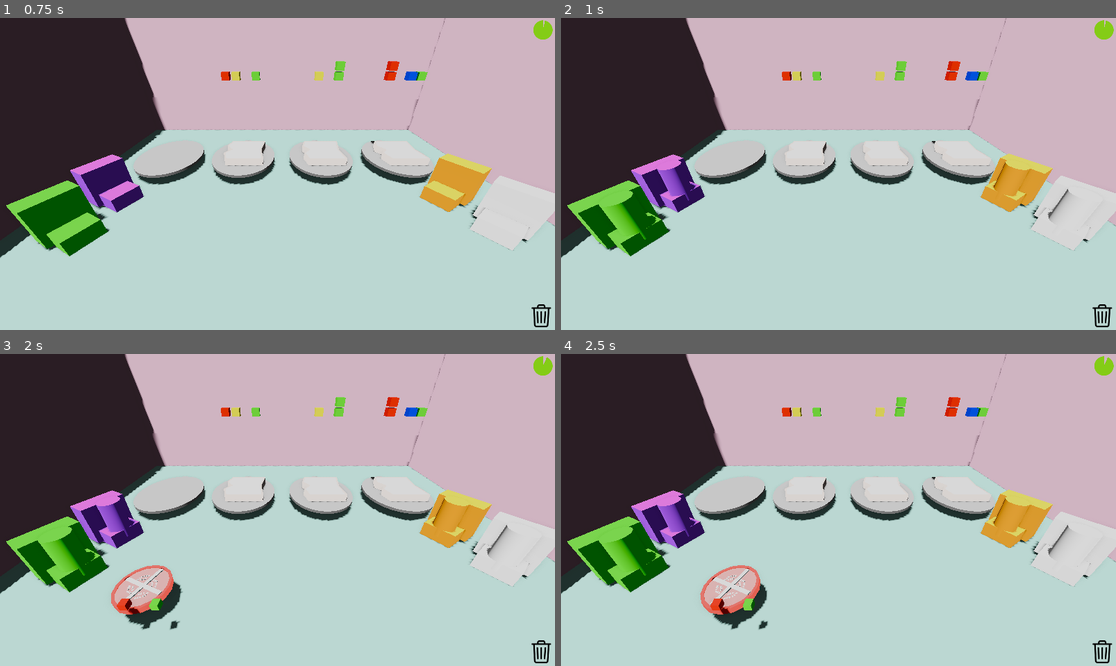
Above: before the commit, frames 1-4 (two rows, left to right).
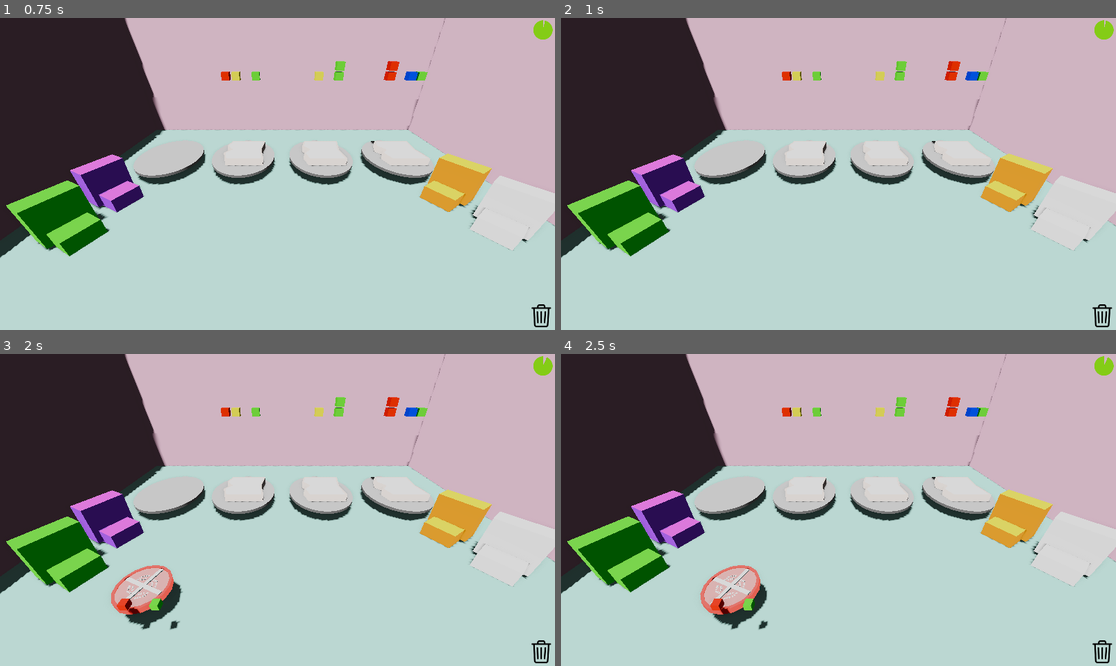
Above: after the commit, the same moments.

Repository: gabrield67/Sandwich-Shop
Game: Godot game, scene res://scenes/game_develop.tscn
The game is run twice, just before and just after one commit, with the same random seed, the same clock (stepped at 60 frames per second) and the same inputs.
Inputs (mouse positions are in pixels of both pictures, inside the frame that each line leads up to):
- Up to frame 1 (0.75 s): tap Enter at 0.5 s; move the mouse to (399, 158) at 0.52 s; click (399, 158) at 0.67 s
- Up to frame 2 (1 s): no input
- Up to frame 3 (2 s): tap Space at 1.25 s; drag from (166, 525) to (249, 572) at 1.27 s
- Up to frame 4 (2.5 s): move the mouse to (894, 441) at 2.02 s; click (894, 441) at 2.17 s

Frame 1 is identical in both runs. In frame 2, 1.3% of the frame differs, in the area x 6-94%, y 45-72%; in frame 3, 1.3%, in the area x 6-94%, y 34-72%; in frame 4, 1.3%.

Commit message:
Update sauce_machine.gd

Diff:
--- a/scenes/Sauce Machine/sauce_machine.gd
+++ b/scenes/Sauce Machine/sauce_machine.gd
@@ -7,6 +7,7 @@
 var spawned = false;
 var timer = 1
 var current_timer = 0
+var is_active = false
 # Called when the node enters the scene tree for the first time.
 func _ready() -> void:
 
@@ -16,17 +17,18 @@
 
 # Called every frame. 'delta' is the elapsed time since the previous frame.
 func _process(delta: float) -> void:
-	current_timer = current_timer + delta
-	if current_timer >= timer:
-		if not spawned:
-			print("spawn sauce")
-			var s = sauce_scene.instantiate()
+	if is_active:
+		current_timer = current_timer + delta
+		if current_timer >= timer:
+			if not spawned:
+				print("spawn sauce")
+				var s = sauce_scene.instantiate()
 
-			get_parent().get_parent().add_child(s)
-			s.position = $"Spawn Point".global_position
-			s.init_sauce(sauce_index, colors, self)
-			spawned = true
-		current_timer = 0
+				get_parent().get_parent().add_child(s)
+				s.position = $"Spawn Point".global_position
+				s.init_sauce(sauce_index, colors, self)
+				spawned = true
+			current_timer = 0
 	pass
 
 func init_machine(index:int):
